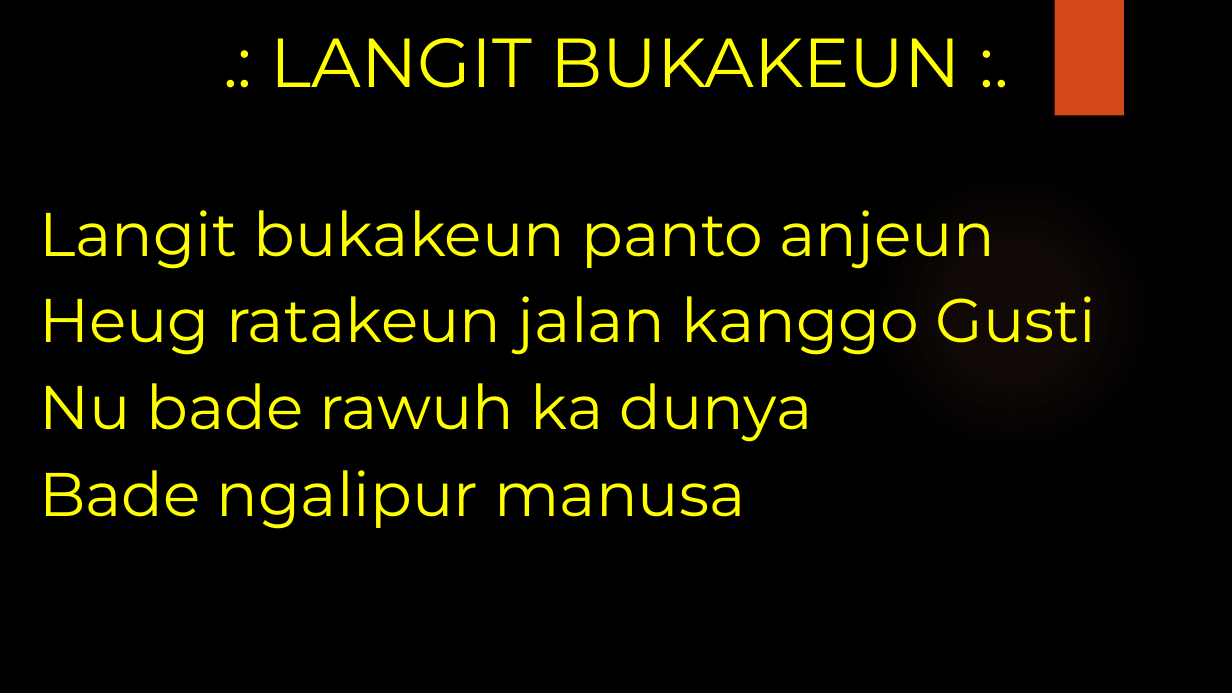
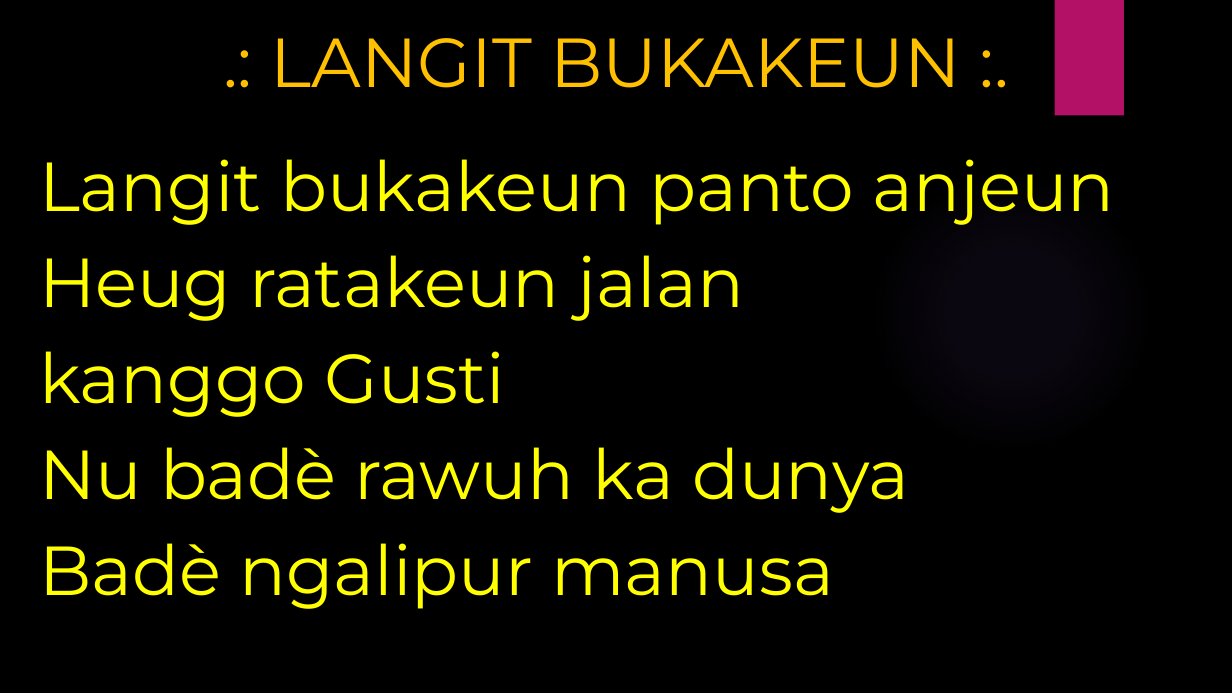
Before and after one commit to laurensius/Slide_Misa_KRC, a slide deck: slide 2 of 2020 12 tanggal 12- 13/Slide Misa Bahasa Sunda.pptx. Drawn at 1232x693 pixels with LibreOffice and Linux fonts; fonts in the diff are those of the drawing; background and template pictures are left out. Boxes give left, top, right and bottom in pixels: in the first picture for what was removed or moved away, otherwise in the second. Text is boxed around its words. In the diff, an @@ line names an element or a change of style, - is before the commit and + after.

```diff
--- a/2020 12 tanggal 12- 13/Slide Misa Bahasa Sunda.pptx
+++ b/2020 12 tanggal 12- 13/Slide Misa Bahasa Sunda.pptx
@@ title ".: LANGIT BUKAKEUN :." at [271,38,961,88]: text colour #FFFF00 to #FFC000 @@
@@ rectangle at [1055,0,1124,116]: fill #D34817 to #B31166 @@
@@ text "Langit bukakeun panto anjeun": place and size @@
-text "Langit bukakeun panto anjeun" at [39,210,1096,529]
+text "Langit bukakeun panto anjeun" at [39,159,1114,609]
@@ text at [39,159,1114,225]: size 48 to 54 pt in "Langit bukakeun panto anjeun" @@
@@ ellipse at [870,169,1154,454]: fill gradient #EF8C6A to gradient #9B6BF2 @@
@@ text at [39,255,909,609]: text changed; size 48 to 54 pt @@
-Heug ratakeun jalan kanggo Gusti
-Nu bade rawuh ka dunya
-Bade ngalipur manusa
+Heug ratakeun jalan
+kanggo Gusti
+Nu badè rawuh ka dunya
+Badè ngalipur manusa
```
Also in this commit, not shown: 55 other slides changed, 1 slide added, 1 slide removed, 1 other file.
